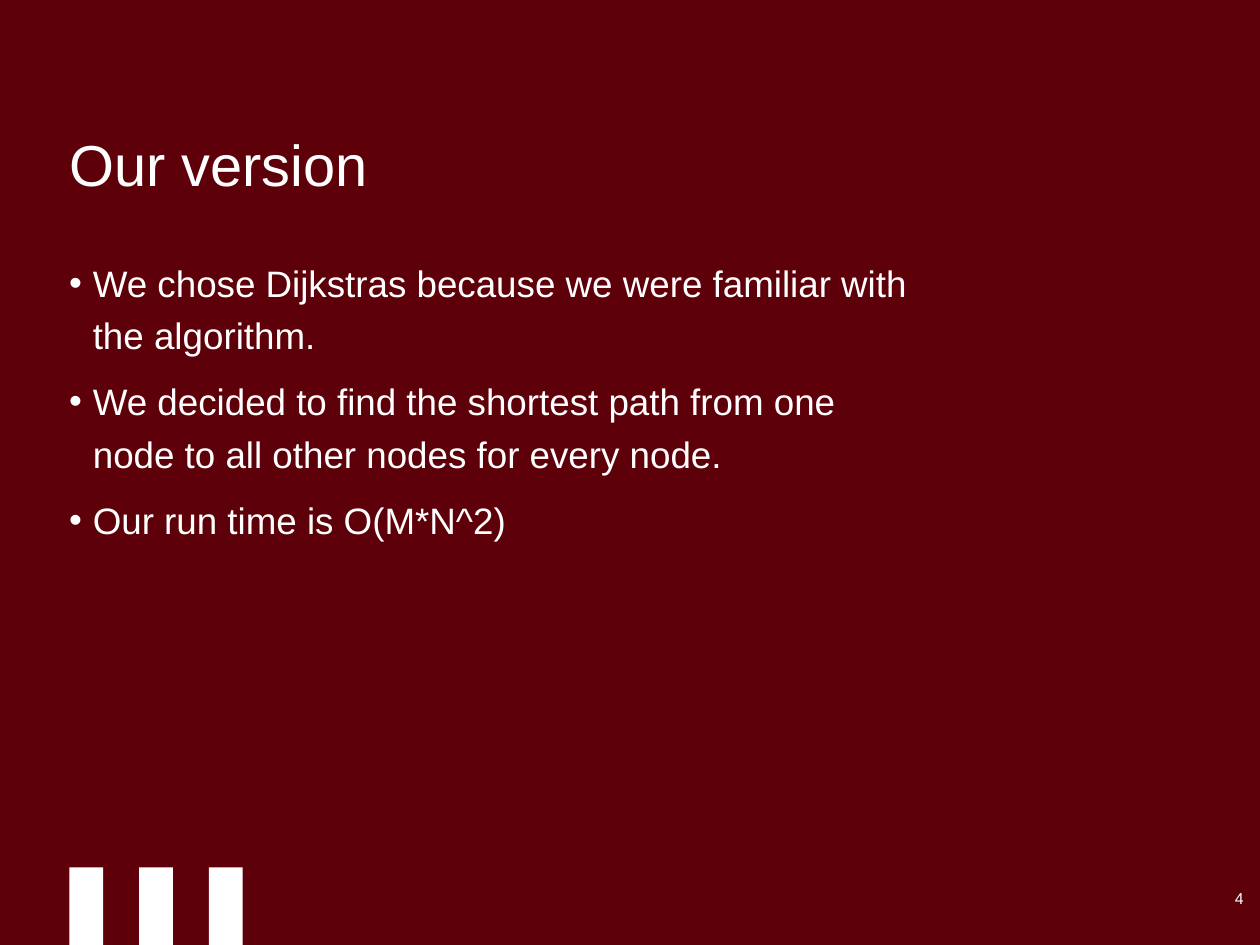
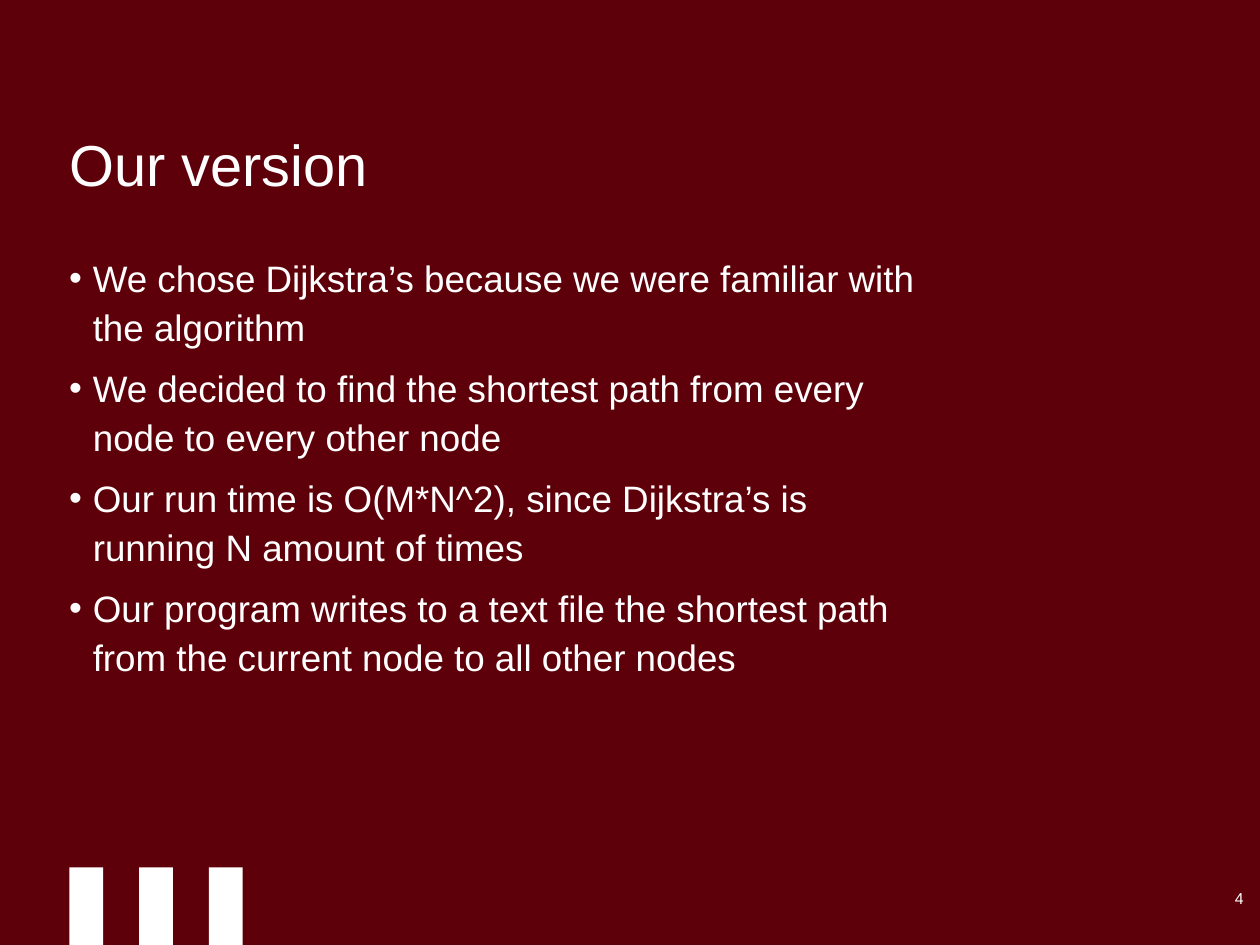
Before and after one commit to MarkRMahan/CSC-338-Group-Project, a slide deck: slide 4 of Parallelizing Dijkstras Algorithm.pptx. Drawn at 1260x945 pixels with LibreOffice and Linux fonts; fonts in the diff are those of the drawing; background and template pictures are left out. Boxes give left, top, right and bottom in pixels: in the first picture for what was removed or moved away, otherwise in the second. Text is boxed around its words. In the diff, an @@ line names an element or a change of style, - is before the commit and + after.

Commit message:
Add files via upload
Version 2

```diff
--- a/Parallelizing Dijkstras Algorithm.pptx
+++ b/Parallelizing Dijkstras Algorithm.pptx
@@ text at box(93, 265, 914, 672): text changed @@
-• We chose Dijkstras because we were familiar with the algorithm.
-• We decided to find the shortest path from one node to all other nodes for every node.
-• Our run time is O(M*N^2)
+• We chose Dijkstra’s because we were familiar with the algorithm
+• We decided to find the shortest path from every node to every other node
+• Our run time is O(M*N^2), since Dijkstra’s is running N amount of times
+• Our program writes to a text file the shortest path from the current node to all other nodes
```
Also in this commit, not shown: 5 other slides changed, 1 slide added.
